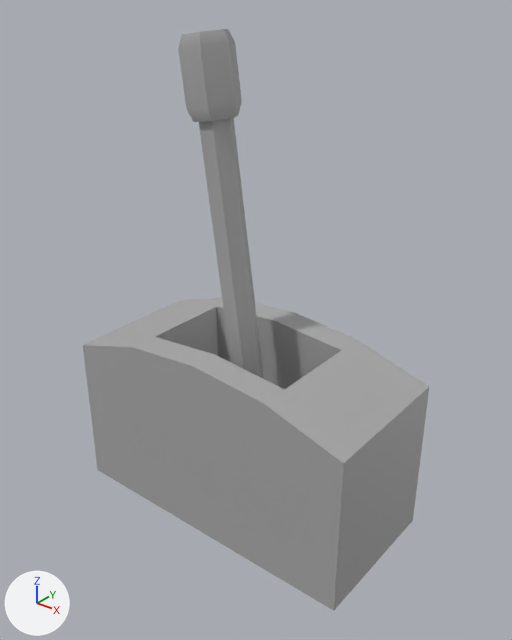
What one commit did to the FBX model Assets/Models/Toggle switch/Palanca.fbx.
One viewpoint serves both versions: a camera (50 mm lens) standing at (0.0243, -0.0295, 0.0315) and looking at (0.0008, -0.0001, 0.0133). Arrows for +X, +Y and +Z are at lower left; the lights stay in place. Both versions are drawn at frame 41 of the action 'Take 001'; the numbers are the values there.

Names of what the first picture shows: 'Base', 'Palanca'.
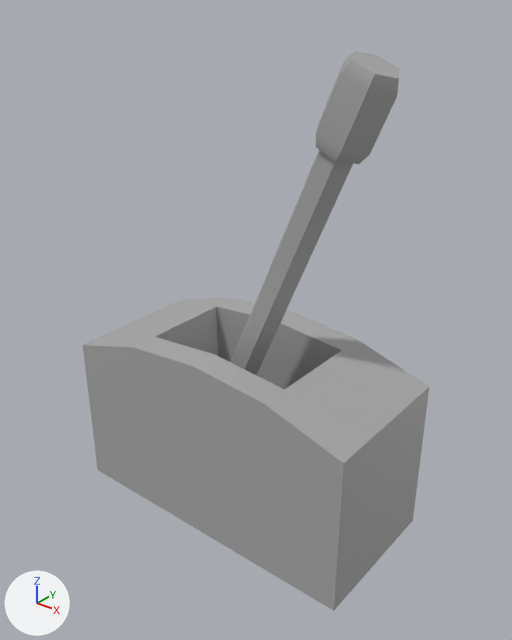
Pixel boxes [x1, y1, x2, y2] of what changed, in the pictures (512 x 640 px):
```json
{"object": "Palanca", "change": "moved, turned", "before": [178, 29, 264, 379], "after": [231, 51, 400, 375]}
```

Edits to the scene script, one JSON object a line:
```json
{"op": "set", "path": "ob_palanca.location", "old": "(-0.00083, 0.0, 0.01593)", "new": "(0.00243, 0.0, 0.01593)"}
{"op": "set", "path": "ob_palanca.rotation_euler", "old": "(1.571, -0.139, 0.0)", "new": "(1.571, 0.404, 0.0)", "note": "degrees (90, -8, 0) -> degrees (90, 23, 0)"}
```
